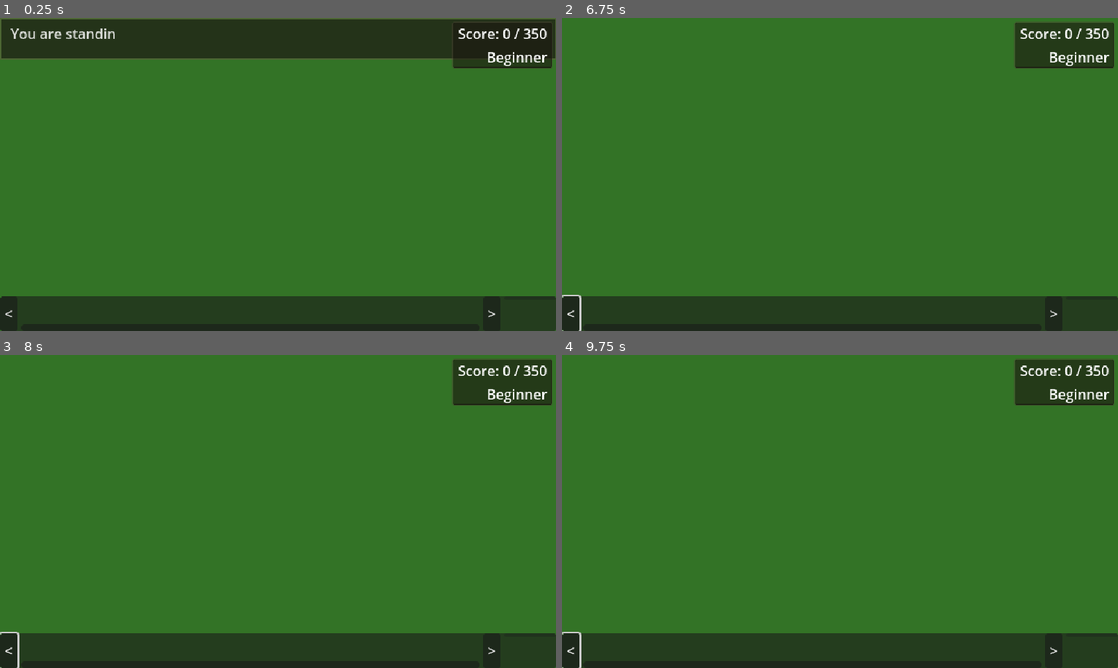
Above: before the commit, frames 1-4 (two rows, left to right).
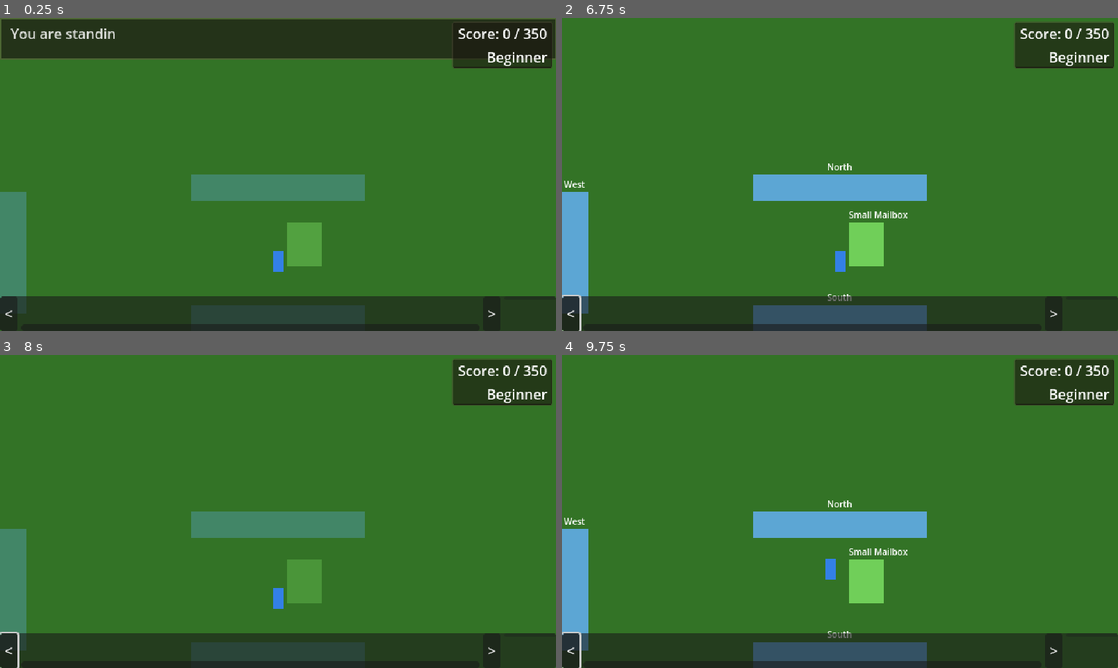
Above: after the commit, the same moments.

Repository: mpaustian/zork
Game: Godot game, scene res://scenes/main.tscn
The game is run twice, just before and just after one commit, with the same random seed, the same clock (stepped at 60 frames per second) and the same inputs.
Inputs (mouse positions are in pixels of both pictures, inside the frame that each line leads up to):
- Up to frame 1 (0.25 s): no input
- Up to frame 2 (6.75 s): click "<" at 0.5 s; click ">" at 1.25 s; click "<" at 2 s; click ">" at 2.75 s; click "<" at 3.5 s; click ">" at 4.25 s; drag from (867, 243) to (840, 318) at 5.02 s; tap Enter at 5.75 s; drag from (840, 187) to (840, 318) at 5.77 s; tap Space at 6.5 s; hold Tab (highlight_hotspots) from 6.53 s (still down); click (840, 318) at 6.67 s
- Up to frame 3 (8 s): release Tab (highlight_hotspots) at 7.25 s; tap Enter at 7.25 s; drag from (11, 589) to (278, 524) at 7.27 s
- Up to frame 4 (9.75 s): tap Space at 8 s; move the mouse to (1006, 558) at 8.02 s; hold Tab (highlight_hotspots) 8.03-8.75 s; click (1006, 558) at 8.17 s; drag from (673, 464) to (840, 655) at 8.77 s; move the mouse to (867, 511) at 9.52 s; hold Tab (highlight_hotspots) from 9.53 s (still down); click (867, 511) at 9.67 s

The runs differ from the first frame. In frame 1, 7.2% of the frame differs, in the area x 0-66%, y 50-98%; in frame 2, 8.3%, in the area x 0-66%, y 46-100%; in frame 3, 7.2%; in frame 4, 8.3%.

Commit message:
Fix player visibility, hotspot visuals, exit directions, and type inference
- Player: replace invisible AnimatedSprite2D with a blue ColorRect placeholder,
  use @onready for NavigationAgent2D instead of unassigned @export
- Hotspots: draw colored placeholder rectangles (gold=item, blue=exit,
  red=NPC, green=interactive) with labels on hover
- Exit directions: fix mismatch between scene files (n/s/e/w) and
  room_data.json (north/south/east/west) across all 15 room scenes
- Fix type inference error in main.gd collider variable

Co-Authored-By: Claude Opus 4.6 (1M context) <noreply@anthropic.com>

Diff:
--- a/scenes/rooms/cellar.tscn
+++ b/scenes/rooms/cellar.tscn
@@ -63,7 +63,7 @@
 hotspot_id = "exit_north"
 display_name = "North"
 hotspot_type = 1
-exit_direction = "n"
+exit_direction = "north"
 look_text = "A dark passage leads north into the underground."
 
 [node name="CollisionShape2D" type="CollisionShape2D" parent="ExitNorth"]
--- a/scenes/rooms/cyclops_room.tscn
+++ b/scenes/rooms/cyclops_room.tscn
@@ -66,7 +66,7 @@
 hotspot_id = "exit_south"
 display_name = "South"
 hotspot_type = 1
-exit_direction = "s"
+exit_direction = "south"
 look_text = "A passage leads south."
 
 [node name="CollisionShape2D" type="CollisionShape2D" parent="ExitSouth"]
--- a/scenes/rooms/east_of_house.tscn
+++ b/scenes/rooms/east_of_house.tscn
@@ -66,7 +66,7 @@
 hotspot_id = "exit_north"
 display_name = "North"
 hotspot_type = 1
-exit_direction = "n"
+exit_direction = "north"
 look_text = "A path leads around the north side of the house."
 
 [node name="CollisionShape2D" type="CollisionShape2D" parent="ExitNorth"]
@@ -78,7 +78,7 @@
 hotspot_id = "exit_south"
 display_name = "South"
 hotspot_type = 1
-exit_direction = "s"
+exit_direction = "south"
 look_text = "A path leads around the south side of the house."
 
 [node name="CollisionShape2D" type="CollisionShape2D" parent="ExitSouth"]
--- a/scenes/rooms/kitchen.tscn
+++ b/scenes/rooms/kitchen.tscn
@@ -85,7 +85,7 @@
 hotspot_id = "exit_west"
 display_name = "West"
 hotspot_type = 1
-exit_direction = "w"
+exit_direction = "west"
 look_text = "A doorway leads west to the living room."
 
 [node name="CollisionShape2D" type="CollisionShape2D" parent="ExitWest"]
@@ -97,7 +97,7 @@
 hotspot_id = "exit_east"
 display_name = "East"
 hotspot_type = 1
-exit_direction = "e"
+exit_direction = "east"
 look_text = "The east window looks out behind the house."
 
 [node name="CollisionShape2D" type="CollisionShape2D" parent="ExitEast"]
--- a/scenes/rooms/living_room.tscn
+++ b/scenes/rooms/living_room.tscn
@@ -94,7 +94,7 @@
 hotspot_id = "exit_east"
 display_name = "East"
 hotspot_type = 1
-exit_direction = "e"
+exit_direction = "east"
 look_text = "A doorway leads east to the kitchen."
 
 [node name="CollisionShape2D" type="CollisionShape2D" parent="ExitEast"]
--- a/scenes/rooms/maze_2.tscn
+++ b/scenes/rooms/maze_2.tscn
@@ -54,7 +54,7 @@
 hotspot_id = "exit_west"
 display_name = "West"
 hotspot_type = 1
-exit_direction = "w"
+exit_direction = "west"
 look_text = "A twisting passage leads west."
 
 [node name="CollisionShape2D" type="CollisionShape2D" parent="ExitWest"]
@@ -66,7 +66,7 @@
 hotspot_id = "exit_north"
 display_name = "North"
 hotspot_type = 1
-exit_direction = "n"
+exit_direction = "north"
 look_text = "A twisting passage leads north."
 
 [node name="CollisionShape2D" type="CollisionShape2D" parent="ExitNorth"]
@@ -78,7 +78,7 @@
 hotspot_id = "exit_south"
 display_name = "South"
 hotspot_type = 1
-exit_direction = "s"
+exit_direction = "south"
 look_text = "A twisting passage leads south."
 
 [node name="CollisionShape2D" type="CollisionShape2D" parent="ExitSouth"]
--- a/scenes/rooms/maze_3.tscn
+++ b/scenes/rooms/maze_3.tscn
@@ -51,7 +51,7 @@
 hotspot_id = "exit_east"
 display_name = "East"
 hotspot_type = 1
-exit_direction = "e"
+exit_direction = "east"
 look_text = "A twisting passage leads east."
 
 [node name="CollisionShape2D" type="CollisionShape2D" parent="ExitEast"]
@@ -63,7 +63,7 @@
 hotspot_id = "exit_south"
 display_name = "South"
 hotspot_type = 1
-exit_direction = "s"
+exit_direction = "south"
 look_text = "A twisting passage leads south."
 
 [node name="CollisionShape2D" type="CollisionShape2D" parent="ExitSouth"]
--- a/scenes/rooms/maze_dead_end.tscn
+++ b/scenes/rooms/maze_dead_end.tscn
@@ -48,7 +48,7 @@
 hotspot_id = "exit_south"
 display_name = "South"
 hotspot_type = 1
-exit_direction = "s"
+exit_direction = "south"
 look_text = "The only way out leads back south."
 
 [node name="CollisionShape2D" type="CollisionShape2D" parent="ExitSouth"]
--- a/scenes/rooms/maze_entrance.tscn
+++ b/scenes/rooms/maze_entrance.tscn
@@ -57,7 +57,7 @@
 hotspot_id = "exit_west"
 display_name = "West"
 hotspot_type = 1
-exit_direction = "w"
+exit_direction = "west"
 look_text = "A passage leads west."
 
 [node name="CollisionShape2D" type="CollisionShape2D" parent="ExitWest"]
@@ -69,7 +69,7 @@
 hotspot_id = "exit_north"
 display_name = "North"
 hotspot_type = 1
-exit_direction = "n"
+exit_direction = "north"
 look_text = "A twisting passage leads north into the maze."
 
 [node name="CollisionShape2D" type="CollisionShape2D" parent="ExitNorth"]
@@ -81,7 +81,7 @@
 hotspot_id = "exit_east"
 display_name = "East"
 hotspot_type = 1
-exit_direction = "e"
+exit_direction = "east"
 look_text = "A twisting passage leads east into the maze."
 
 [node name="CollisionShape2D" type="CollisionShape2D" parent="ExitEast"]
@@ -93,7 +93,7 @@
 hotspot_id = "exit_south"
 display_name = "South"
 hotspot_type = 1
-exit_direction = "s"
+exit_direction = "south"
 look_text = "A passage leads south."
 
 [node name="CollisionShape2D" type="CollisionShape2D" parent="ExitSouth"]
--- a/scenes/rooms/north_of_house.tscn
+++ b/scenes/rooms/north_of_house.tscn
@@ -51,7 +51,7 @@
 hotspot_id = "exit_west"
 display_name = "West"
 hotspot_type = 1
-exit_direction = "w"
+exit_direction = "west"
 look_text = "A path leads west around the house."
 
 [node name="CollisionShape2D" type="CollisionShape2D" parent="ExitWest"]
@@ -63,7 +63,7 @@
 hotspot_id = "exit_east"
 display_name = "East"
 hotspot_type = 1
-exit_direction = "e"
+exit_direction = "east"
 look_text = "A path leads east around the house."
 
 [node name="CollisionShape2D" type="CollisionShape2D" parent="ExitEast"]
--- a/scenes/rooms/round_room.tscn
+++ b/scenes/rooms/round_room.tscn
@@ -57,7 +57,7 @@
 hotspot_id = "exit_south"
 display_name = "South"
 hotspot_type = 1
-exit_direction = "s"
+exit_direction = "south"
 look_text = "A passage leads south."
 
 [node name="CollisionShape2D" type="CollisionShape2D" parent="ExitSouth"]
@@ -69,7 +69,7 @@
 hotspot_id = "exit_north"
 display_name = "North"
 hotspot_type = 1
-exit_direction = "n"
+exit_direction = "north"
 look_text = "A passage leads north."
 
 [node name="CollisionShape2D" type="CollisionShape2D" parent="ExitNorth"]
@@ -81,7 +81,7 @@
 hotspot_id = "exit_east"
 display_name = "East"
 hotspot_type = 1
-exit_direction = "e"
+exit_direction = "east"
 look_text = "A passage leads east."
 
 [node name="CollisionShape2D" type="CollisionShape2D" parent="ExitEast"]
@@ -93,7 +93,7 @@
 hotspot_id = "exit_west"
 display_name = "West"
 hotspot_type = 1
-exit_direction = "w"
+exit_direction = "west"
 look_text = "A passage leads west."
 
 [node name="CollisionShape2D" type="CollisionShape2D" parent="ExitWest"]
--- a/scenes/rooms/south_of_house.tscn
+++ b/scenes/rooms/south_of_house.tscn
@@ -51,7 +51,7 @@
 hotspot_id = "exit_west"
 display_name = "West"
 hotspot_type = 1
-exit_direction = "w"
+exit_direction = "west"
 look_text = "A path leads west around the house."
 
 [node name="CollisionShape2D" type="CollisionShape2D" parent="ExitWest"]
@@ -63,7 +63,7 @@
 hotspot_id = "exit_east"
 display_name = "East"
 hotspot_type = 1
-exit_direction = "e"
+exit_direction = "east"
 look_text = "A path leads east around the house."
 
 [node name="CollisionShape2D" type="CollisionShape2D" parent="ExitEast"]
--- a/scenes/rooms/treasure_room.tscn
+++ b/scenes/rooms/treasure_room.tscn
@@ -48,7 +48,7 @@
 hotspot_id = "exit_south"
 display_name = "South"
 hotspot_type = 1
-exit_direction = "s"
+exit_direction = "south"
 look_text = "A passage leads south."
 
 [node name="CollisionShape2D" type="CollisionShape2D" parent="ExitSouth"]
--- a/scenes/rooms/troll_room.tscn
+++ b/scenes/rooms/troll_room.tscn
@@ -66,7 +66,7 @@
 hotspot_id = "exit_south"
 display_name = "South"
 hotspot_type = 1
-exit_direction = "s"
+exit_direction = "south"
 look_text = "A passage leads south back the way you came."
 
 [node name="CollisionShape2D" type="CollisionShape2D" parent="ExitSouth"]
@@ -78,7 +78,7 @@
 hotspot_id = "exit_east"
 display_name = "East"
 hotspot_type = 1
-exit_direction = "e"
+exit_direction = "east"
 look_text = "A passage leads east, but the troll blocks the way."
 
 [node name="CollisionShape2D" type="CollisionShape2D" parent="ExitEast"]
--- a/scenes/rooms/west_of_house.tscn
+++ b/scenes/rooms/west_of_house.tscn
@@ -85,7 +85,7 @@
 hotspot_id = "exit_north"
 display_name = "North"
 hotspot_type = 1
-exit_direction = "n"
+exit_direction = "north"
 look_text = "A path leads around the north side of the house."
 
 [node name="CollisionShape2D" type="CollisionShape2D" parent="ExitNorth"]
@@ -97,7 +97,7 @@
 hotspot_id = "exit_south"
 display_name = "South"
 hotspot_type = 1
-exit_direction = "s"
+exit_direction = "south"
 look_text = "A path leads around the south side of the house."
 
 [node name="CollisionShape2D" type="CollisionShape2D" parent="ExitSouth"]
@@ -109,7 +109,7 @@
 hotspot_id = "exit_west"
 display_name = "West"
 hotspot_type = 1
-exit_direction = "w"
+exit_direction = "west"
 look_text = "A dense forest stretches to the west."
 
 [node name="CollisionShape2D" type="CollisionShape2D" parent="ExitWest"]
--- a/scripts/main.gd
+++ b/scripts/main.gd
@@ -59,7 +59,8 @@
 	query.collide_with_bodies = false
 	var results := space.intersect_point(query)
 	for result in results:
-		if result["collider"] is Hotspot:
+		var collider: Object = result["collider"]
+		if collider is Hotspot:
 			return true
 	return false
 
--- a/scripts/systems/hotspot.gd
+++ b/scripts/systems/hotspot.gd
@@ -1,6 +1,7 @@
 extends Area2D
 class_name Hotspot
 ## A clickable area in a room. Can be an item, exit, NPC, or interactive object.
+## Draws a visible placeholder shape so hotspots are visible during development.
 
 signal hotspot_clicked(hotspot: Hotspot, verb: String)
 signal hotspot_hovered(hotspot: Hotspot)
@@ -11,7 +12,7 @@
 @export var hotspot_id: String = ""
 @export var display_name: String = ""
 @export var hotspot_type: HotspotType = HotspotType.SCENERY
-@export var exit_direction: String = ""  # For EXIT type: n, s, e, w, up, down
+@export var exit_direction: String = ""  # For EXIT type: north, south, east, west, up, down
 @export var item_id: String = ""  # For ITEM type: which item to pick up
 @export var walk_to_point: Vector2 = Vector2.ZERO  # Where player walks to interact
 @export var look_text: String = ""  # Override narrator look text
@@ -19,6 +20,8 @@
 
 var _is_hovered := false
 var _highlight_visible := false
+var _label: Label = null
+var _placeholder: ColorRect = null
 
 
 func _ready() -> void:
@@ -29,14 +32,68 @@
 	if display_name.is_empty():
 		display_name = hotspot_id.replace("_", " ").capitalize()
 
+	# Create visible placeholder for development
+	_create_placeholder()
+
+
+func _create_placeholder() -> void:
+	# Get size from collision shape
+	var size := Vector2(30, 30)
+	for child in get_children():
+		if child is CollisionShape2D and child.shape is RectangleShape2D:
+			size = child.shape.size
+			break
+
+	# Colored rectangle based on type
+	_placeholder = ColorRect.new()
+	_placeholder.size = size
+	_placeholder.position = -size / 2
+	_placeholder.mouse_filter = Control.MOUSE_FILTER_IGNORE
+	_placeholder.z_index = 5
+
+	match hotspot_type:
+		HotspotType.ITEM:
+			_placeholder.color = Color(1.0, 0.84, 0.0, 0.5)  # Gold
+		HotspotType.EXIT:
+			_placeholder.color = Color(0.4, 0.7, 1.0, 0.3)  # Light blue
+		HotspotType.NPC:
+			_placeholder.color = Color(0.9, 0.3, 0.3, 0.5)  # Red
+		HotspotType.INTERACTIVE:
+			_placeholder.color = Color(0.5, 0.9, 0.4, 0.4)  # Green
+		HotspotType.SCENERY:
+			_placeholder.color = Color(0.6, 0.6, 0.6, 0.2)  # Gray
+
+	add_child(_placeholder)
+
+	# Add a label above the hotspot
+	_label = Label.new()
+	_label.text = display_name
+	_label.horizontal_alignment = HORIZONTAL_ALIGNMENT_CENTER
+	_label.position = Vector2(-size.x / 2, -size.y / 2 - 16)
+	_label.custom_minimum_size = Vector2(size.x, 16)
+	_label.add_theme_font_size_override("font_size", 10)
+	_label.add_theme_color_override("font_color", Color.WHITE)
+	_label.mouse_filter = Control.MOUSE_FILTER_IGNORE
+	_label.z_index = 6
+	_label.visible = false  # Only show on hover
+	add_child(_label)
+
 
 func _on_mouse_entered() -> void:
 	_is_hovered = true
+	if _label:
+		_label.visible = true
+	if _placeholder:
+		_placeholder.color.a = minf(_placeholder.color.a + 0.3, 0.9)
 	hotspot_hovered.emit(self)
 
 
 func _on_mouse_exited() -> void:
 	_is_hovered = false
+	if _label:
+		_label.visible = false
+	if _placeholder:
+		_placeholder.color.a = maxf(_placeholder.color.a - 0.3, 0.1)
 	hotspot_unhovered.emit(self)
 
 
@@ -61,12 +118,18 @@
 
 func show_highlight() -> void:
 	_highlight_visible = true
-	modulate = Color(1.3, 1.3, 1.0, 1.0)
+	if _placeholder:
+		_placeholder.color.a = 0.8
+	if _label:
+		_label.visible = true
 
 
 func hide_highlight() -> void:
 	_highlight_visible = false
-	modulate = Color.WHITE
+	if _placeholder and not _is_hovered:
+		_placeholder.color.a = 0.3
+	if _label and not _is_hovered:
+		_label.visible = false
 
 
 func get_available_verbs() -> Array[String]:
--- a/scripts/systems/player.gd
+++ b/scripts/systems/player.gd
@@ -1,23 +1,32 @@
 extends CharacterBody2D
 class_name Player
-## The adventurer. Click-to-move pathfinding, animation states.
+## The adventurer. Click-to-move pathfinding, placeholder colored sprite.
 
 signal arrived_at(position: Vector2)
 signal clicked_hotspot(hotspot: Node2D)
 
 const MOVE_SPEED := 80.0  # Pixels per second
-
-@export var nav_agent: NavigationAgent2D
+const PLAYER_COLOR := Color(0.2, 0.5, 0.9)
+const PLAYER_SIZE := Vector2(12, 24)
 
 var _moving := false
 var _target_pos := Vector2.ZERO
 
+@onready var nav_agent: NavigationAgent2D = $NavigationAgent2D
 @onready var sprite: AnimatedSprite2D = $AnimatedSprite2D
+@onready var _placeholder: ColorRect = null
 
 
 func _ready() -> void:
+	# Create a visible placeholder since we have no sprite art yet
+	_placeholder = ColorRect.new()
+	_placeholder.color = PLAYER_COLOR
+	_placeholder.size = PLAYER_SIZE
+	_placeholder.position = -PLAYER_SIZE / 2
+	_placeholder.z_index = 10
+	add_child(_placeholder)
+
 	if nav_agent:
-		nav_agent.velocity_computed.connect(_on_velocity_computed)
 		nav_agent.navigation_finished.connect(_on_navigation_finished)
 		nav_agent.target_desired_distance = 4.0
 		nav_agent.path_desired_distance = 4.0
@@ -37,15 +46,12 @@
 
 	velocity = direction * MOVE_SPEED
 
-	# Flip sprite based on movement direction
-	if velocity.x < -1:
-		sprite.flip_h = true
-	elif velocity.x > 1:
-		sprite.flip_h = false
-
-	# Play walk animation
-	if sprite.sprite_frames and sprite.sprite_frames.has_animation("walk"):
-		sprite.play("walk")
+	# Flip placeholder based on movement direction
+	if sprite and sprite.sprite_frames:
+		if velocity.x < -1:
+			sprite.flip_h = true
+		elif velocity.x > 1:
+			sprite.flip_h = false
 
 	move_and_slide()
 
@@ -62,14 +68,7 @@
 func _stop_moving() -> void:
 	_moving = false
 	velocity = Vector2.ZERO
-	if sprite.sprite_frames and sprite.sprite_frames.has_animation("idle"):
-		sprite.play("idle")
 	arrived_at.emit(global_position)
-
-
-func _on_velocity_computed(safe_velocity: Vector2) -> void:
-	velocity = safe_velocity
-	move_and_slide()
 
 
 func _on_navigation_finished() -> void:
@@ -77,13 +76,15 @@
 
 
 func play_animation(anim_name: String) -> void:
-	if sprite.sprite_frames and sprite.sprite_frames.has_animation(anim_name):
+	if sprite and sprite.sprite_frames and sprite.sprite_frames.has_animation(anim_name):
 		sprite.play(anim_name)
 
 
 func face_left() -> void:
-	sprite.flip_h = true
+	if sprite:
+		sprite.flip_h = true
 
 
 func face_right() -> void:
-	sprite.flip_h = false
+	if sprite:
+		sprite.flip_h = false
